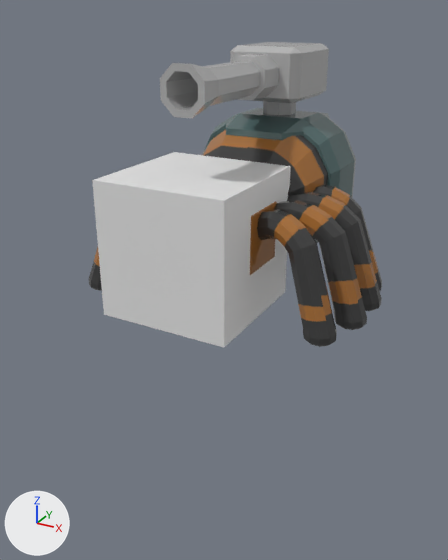
One commit to the FBX model Assets/Art/Models/Enemies/BigT Textured.fbx: the scene before it, then after it.
Camera for both pictures: a camera (50 mm lens) standing at (2.12, -4.56, 2.05) and looking at (-0.17, -0.4, -0.03). Lighting does not change. The marker at lower left points along +X, +Y and +Z. The first picture is the older version. Where no turn or scale is listed for an object, it has been applied to the vertices.

Script lines for the objects in view, before the commit:
```python
ob_bigt_body = bpy.data.objects.new('BigT_Body', me_mesh_001)
ob_bigt_body.location = (0.0, -0.972, 0.31)
ob_bigt_leg_bent001 = bpy.data.objects.new('BigT_Leg_Bent001', me_mesh_003)
ob_bigt_leg_bent001.location = (0.714, -0.977, -0.079)
ob_bigt_leg_bent002 = bpy.data.objects.new('BigT_Leg_Bent002', me_mesh_004)
ob_bigt_leg_bent002.location = (0.728, -0.683, -0.079)
ob_bigt_leg_bent002.rotation_euler = (0.0, 0.0, -1.693)  # degrees (0, 0, -97)
ob_bigt_leg_bent002.scale = (0.0155, 0.0155, 0.0155)
ob_bigt_leg_bent003 = bpy.data.objects.new('BigT_Leg_Bent003', me_mesh_006)
ob_bigt_leg_bent003.location = (0.735, -0.401, -0.079)
ob_bigt_leg_bent003.rotation_euler = (0.0, 0.0, -1.519)  # degrees (0, 0, -87)
ob_bigt_leg_bent003.scale = (0.0155, 0.0155, 0.0155)
ob_bigt_leg_bent004 = bpy.data.objects.new('BigT_Leg_Bent004', me_mesh_005)
ob_bigt_leg_bent004.location = (0.747, -0.135, -0.079)
ob_bigt_leg_bent005 = bpy.data.objects.new('BigT_Leg_Bent005', me_mesh_007)
ob_bigt_leg_bent005.location = (-0.714, -0.977, -0.079)
ob_bigt_leg_bent006 = bpy.data.objects.new('BigT_Leg_Bent006', me_mesh_008)
ob_bigt_leg_bent006.location = (-0.728, -0.683, -0.079)
ob_bigt_leg_bent006.rotation_euler = (0.0, 0.0, 1.693)  # degrees (0, 0, 97)
ob_bigt_leg_bent006.scale = (0.0155, 0.0155, 0.0155)
ob_gun_bigt = bpy.data.objects.new('Gun_BigT', me_mesh_002)
ob_gun_bigt.location = (0.0, 0.223, 1.386)
ob_size_reference = bpy.data.objects.new('Size Reference', me_mesh)
ob_size_reference.location = (-0.1, -0.929, 0.0)
```
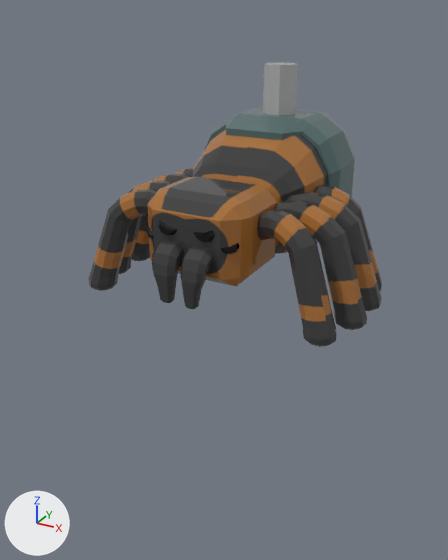
The edits, one by one:
Material 'Material #3' (mat_material__3) changes its picture from img_big_t_gun_png to img_big_t_legs_png.
me_mesh_007 has 100 vertices, 196 faces and spans x -0.317..0.408, y -0.172..0.184, z 0.079..0.897.
me_mesh_007 no longer uses material mat_material__4 (picture img_big_t_legs_png).
me_mesh_007 gains material mat_material__3 (picture img_big_t_legs_png).
me_mesh_006 has 100 vertices, 196 faces and spans x -7.6..7.2, y -30.8..26.0, z 5.1..57.7.
me_mesh_006 no longer uses material mat_material__4 (picture img_big_t_legs_png).
me_mesh_006 gains material mat_material__3 (picture img_big_t_legs_png).
me_mesh_009 has 100 vertices, 196 faces and spans x -0.405..0.478, y -0.114..0.127, z 0.079..0.897.
me_mesh_009 no longer uses material mat_material__4 (picture img_big_t_legs_png).
me_mesh_009 gains material mat_material__3 (picture img_big_t_legs_png).
me_mesh_003 has 100 vertices, 196 faces and spans x -0.408..0.317, y -0.172..0.18, z 0.079..0.897.
me_mesh_003 no longer uses material mat_material__4 (picture img_big_t_legs_png).
me_mesh_003 gains material mat_material__3 (picture img_big_t_legs_png).
Mesh me_mesh_002_1 is new.
It has 100 vertices, 196 faces and spans x -7.6..7.2, y -30.8..26.0, z 5.1..57.7.
It uses material mat_material__3 (picture img_big_t_legs_png).
Object 'BigT_Leg_Bent002' (ob_bigt_leg_bent002) now shows me_mesh_002_1 instead of me_mesh_004.
Object 'Gun_BigT' (ob_gun_bigt) is deleted.
Object 'Size Reference' (ob_size_reference) is deleted.

Boxes (x1, y1, x2, y2) around the edits, measured in the pictures (448 x 560 px):
'Size Reference', deleted
    before: (92, 152, 291, 347)
'Gun_BigT', deleted
    before: (160, 42, 329, 118)
'BigT_Leg_Bent006', surface changed, recoloured
    both: (119, 181, 172, 274)
'BigT_Leg_Bent007', surface changed, recoloured
    both: (132, 174, 189, 261)
'BigT_Leg_Bent008', surface changed
    both: (176, 168, 193, 177)
'BigT_Body', unchanged, covered by the edit
    before: (202, 101, 356, 275)
